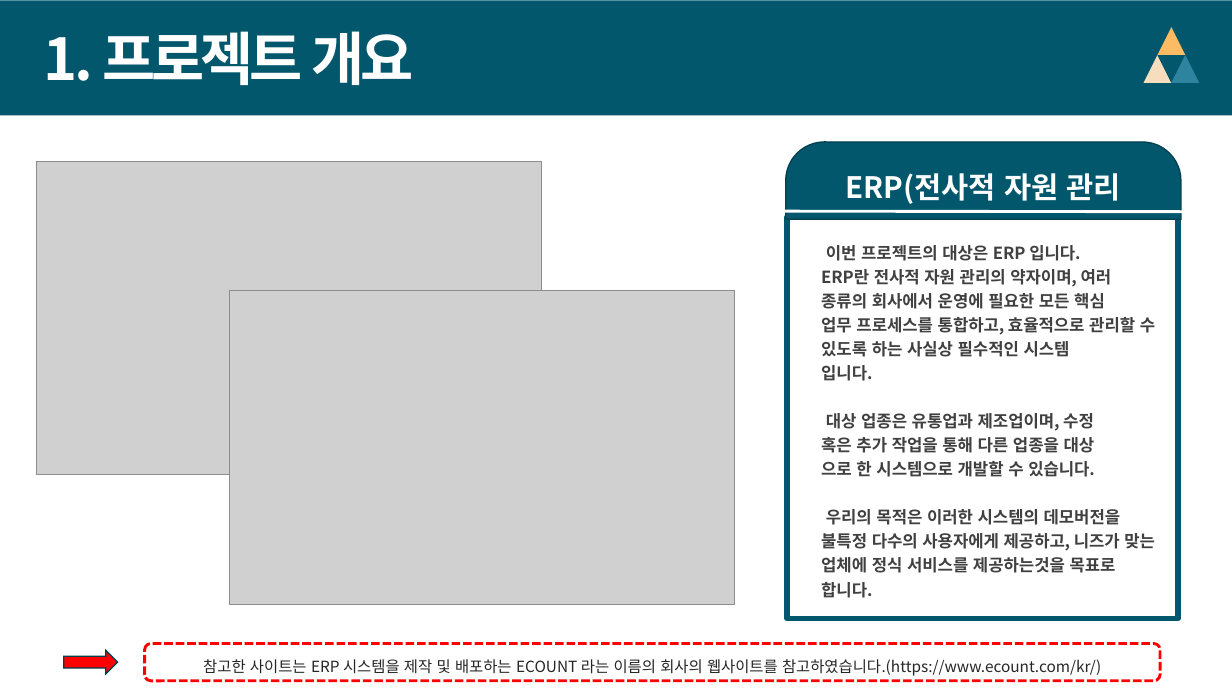
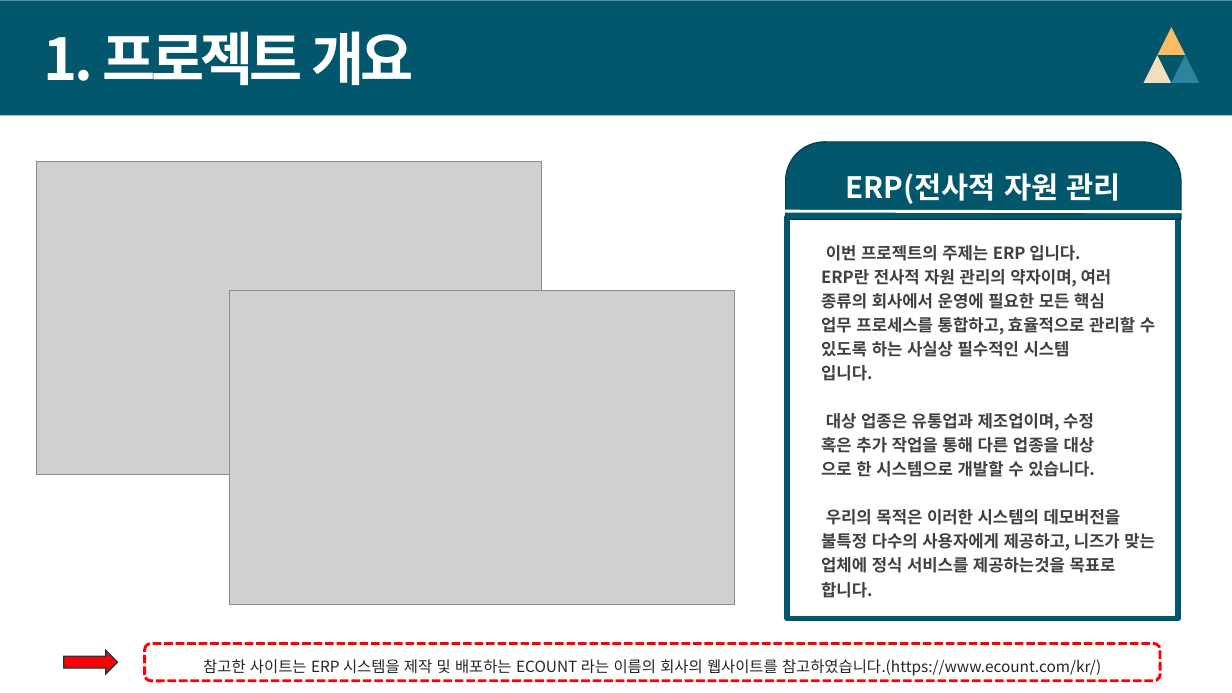
Before and after one commit to dw-final-project/dwFinal, a slide deck: slide 3 of dw 최종 프로젝트 착수 발표 ppt.pptx. Drawn at 1232x693 pixels with LibreOffice and Linux fonts; fonts in the diff are those of the drawing; grey boxes stand for pictures. Boxes give left, top, right and bottom in pixels: in the first picture for what was removed or moved away, otherwise in the second. Text is boxed around its words. In the diff, an @@ line names an element or a change of style, - is before the commit and + after.

```diff
--- a/dw 최종 프로젝트 착수 발표 ppt.pptx
+++ b/dw 최종 프로젝트 착수 발표 ppt.pptx
@@ text at (826, 245, 1080, 261): text changed @@
-이번 프로젝트의 대상은 ERP 입니다.
+이번 프로젝트의 주제는 ERP 입니다.
```
Also in this commit, not shown: 9 other slides changed, 5 slides added.
